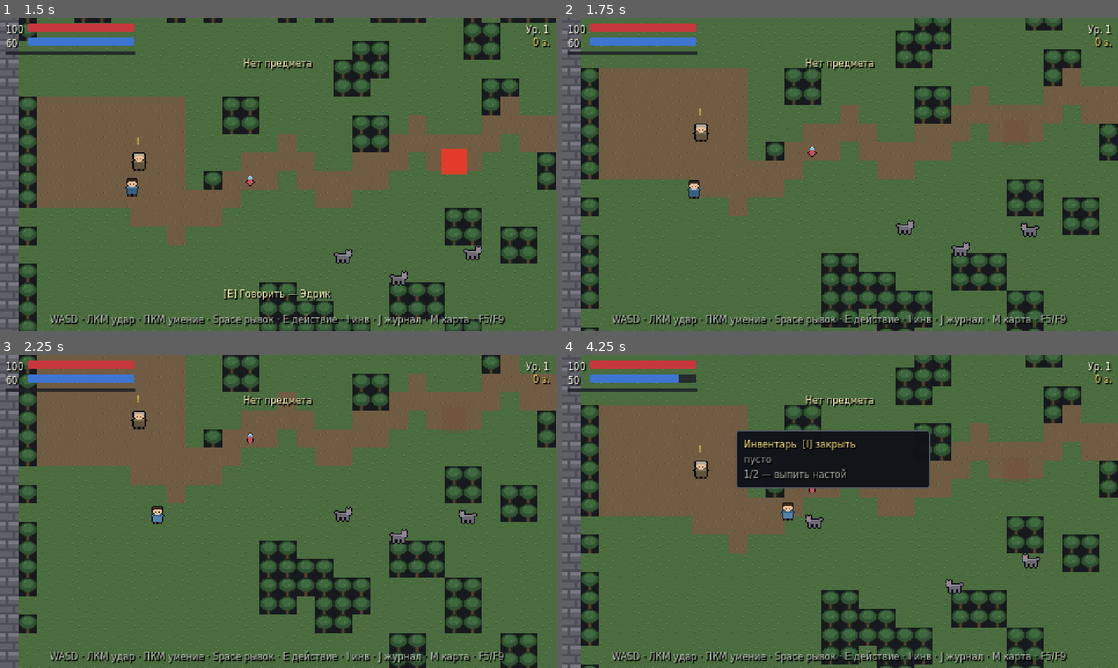
Above: before the commit, frames 1-4 (two rows, left to right).
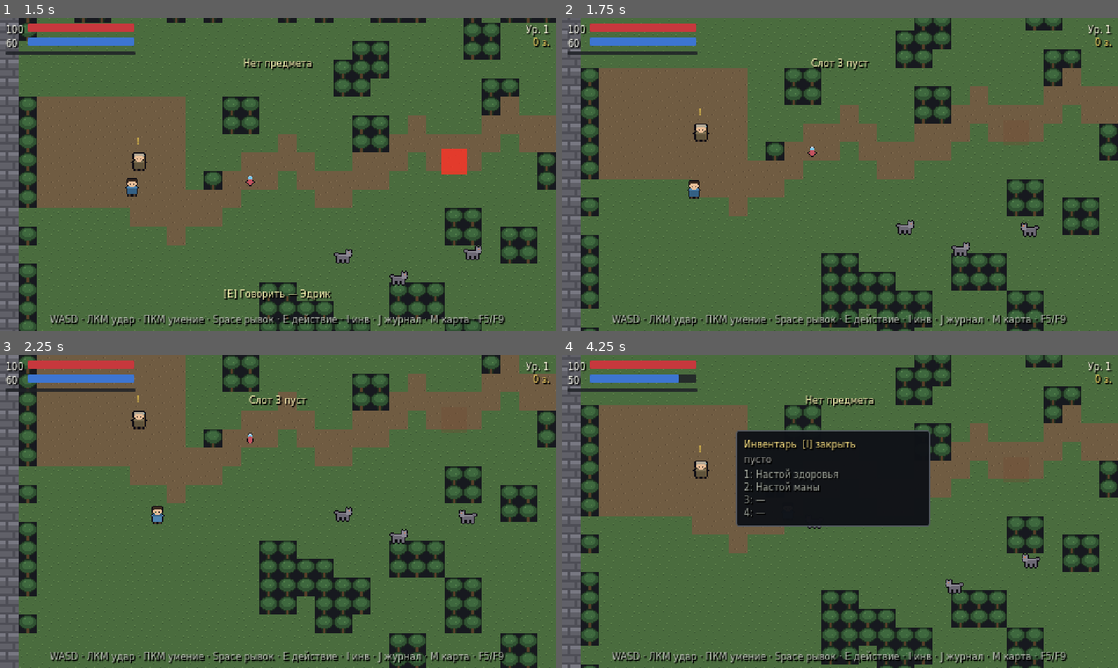
Above: after the commit, the same moments.

Repository: mibazarow/ashes-of-the-old-kingdom
Game: Godot game, scene res://scenes/main/main.tscn
Same seed, same stepped clock (60 frames per second), same inputs: the game is played once before the commit and once after it.
Inputs (mouse positions are in pixels of both pictures, inside the frame that each line leads up to):
- Up to frame 1 (1.5 s): tap Enter at 0.5 s; move the mouse to (400, 158) at 0.52 s; hold D (move_right) 0.53-1.28 s; tap 1 (quick_slot_1) at 0.6 s; click (400, 158) at 0.67 s; tap 2 (quick_slot_2) at 0.8, 1.35 s; move the mouse to (166, 190) at 1.27 s; hold S (move_down) from 1.28 s (still down)
- Up to frame 2 (1.75 s): keep holding S (move_down); tap 3 (quick_slot_3, bound only after the commit) at 1.55 s
- Up to frame 3 (2.25 s): move the mouse to (333, 442) at 2.02 s; release S (move_down) at 2.03 s; hold D (move_right) from 2.03 s (still down); tap 3 (quick_slot_3, bound only after the commit) at 2.1 s
- Up to frame 4 (4.25 s): tap 4 (quick_slot_4, bound only after the commit) at 2.3, 2.85 s; move the mouse to (812, 574) at 2.77 s; release D (move_right) at 2.78 s; hold W (move_up) 2.78-3.53 s; click (812, 574) at 2.92 s; tap 1 (quick_slot_1) at 3.05 s; move the mouse to (1006, 558) at 3.52 s; hold A (move_left) from 3.53 s (still down); right-click (1006, 558) at 3.6 s; tap 2 (quick_slot_2) at 3.8 s; tap I (inventory) at 4.15 s

Frame 1 is identical in both runs. In frame 2, 0.2% of the frame differs, in the area x 43-57%, y 12-17%; in frame 3, 0.2%; in frame 4, 4.6%, in the area x 31-67%, y 36-55%.

Commit message:
Быстрые слоты 1-4 с назначением в сохранении, тесты 140/0

Diff:
--- a/project.godot
+++ b/project.godot
@@ -121,6 +121,16 @@
 "events": Array[InputEvent]([Object(InputEventMouseButton,"resource_local_to_scene":false,"resource_name":"","device":3 …(271 unchanged characters)…
 ])
 }
+quick_slot_3={
+"deadzone": 0.2,
+"events": Array[InputEvent]([Object(InputEventKey,"resource_local_to_scene":false,"resource_name":"","device":16,"window_id":0,"alt_pressed":false,"shift_pressed":false,"ctrl_pressed":false,"meta_pressed":false,"pressed":false,"keycode":51,"physical_keycode":51,"key_label":0,"unicode":0,"location":0,"echo":false,"script":null)
+])
+}
+quick_slot_4={
+"deadzone": 0.2,
+"events": Array[InputEvent]([Object(InputEventKey,"resource_local_to_scene":false,"resource_name":"","device":16,"window_id":0,"alt_pressed":false,"shift_pressed":false,"ctrl_pressed":false,"meta_pressed":false,"pressed":false,"keycode":52,"physical_keycode":52,"key_label":0,"unicode":0,"location":0,"echo":false,"script":null)
+])
+}
 
 [layer_names]
 
--- a/scripts/core/game_state.gd
+++ b/scripts/core/game_state.gd
@@ -3,6 +3,7 @@
 
 const XP_PER_LEVEL := 40
 const MAX_LEVEL := 20
+const QUICK_SLOT_COUNT := 4
 
 var level: int = 1
 var xp: int = 0
@@ -18,6 +19,9 @@
 
 var inventory: Array[Dictionary] = []
 var equipment: Dictionary = {"weapon": "", "armor": ""}
+
+## Quick slots 1–4 (index 0..3); an empty string means the slot is unassigned.
+var quick_slots: Array[String] = ["health_potion", "mana_potion", "", ""]
 
 var flags: Dictionary = {}
 var kills: Dictionary = {}
@@ -53,6 +57,7 @@
 	gold = 0
 	inventory = []
 	equipment = {"weapon": "", "armor": ""}
+	quick_slots = _default_quick_slots()
 	flags = {}
 	kills = {}
 	play_time_ms = 0
@@ -216,6 +221,29 @@
 	return true
 
 
+# --- quick slots --------------------------------------------------------------
+
+func _default_quick_slots() -> Array[String]:
+	return ["health_potion", "mana_potion", "", ""]
+
+
+## Assigns a consumable to quick slot `index` (0..3); "" clears the slot.
+## Rejects an out-of-range index and anything that is not a consumable.
+func set_quick_slot(index: int, item_id: String) -> bool:
+	if index < 0 or index >= QUICK_SLOT_COUNT:
+		return false
+	if item_id != "" and not ItemDB.is_consumable(item_id):
+		return false
+	quick_slots[index] = item_id
+	return true
+
+
+func quick_slot_item(index: int) -> String:
+	if index < 0 or index >= quick_slots.size():
+		return ""
+	return quick_slots[index]
+
+
 # --- flags / counters ---------------------------------------------------------
 
 func set_flag(key: String, value: Variant = true) -> void:
@@ -250,6 +278,7 @@
 		"gold": gold,
 		"inventory": inventory.duplicate(true),
 		"equipment": equipment.duplicate(true),
+		"quick_slots": quick_slots.duplicate(),
 		"flags": flags.duplicate(true),
 		"kills": kills.duplicate(true),
 		"play_time_ms": play_time_ms,
@@ -272,7 +301,24 @@
 		if slot is Dictionary and slot.has("id"):
 			inventory.append({"id": String(slot["id"]), "amount": int(slot.get("amount", 1))})
 	equipment = d.get("equipment", {"weapon": "", "armor": ""}).duplicate(true)
+	quick_slots = _restore_quick_slots(d.get("quick_slots", null))
 	flags = d.get("flags", {}).duplicate(true)
 	kills = d.get("kills", {}).duplicate(true)
 	play_time_ms = int(d.get("play_time_ms", 0))
 	_emit_all()
+
+
+## Saves written before quick slots existed have no such key, and a hand-edited
+## one may hold anything, so anything unexpected falls back to the defaults
+## rather than failing the load.
+func _restore_quick_slots(raw: Variant) -> Array[String]:
+	if raw is Array:
+		var arr: Array = raw as Array
+		if arr.size() == QUICK_SLOT_COUNT:
+			var restored: Array[String] = []
+			for value: Variant in arr:
+				if not (value is String):
+					return _default_quick_slots()
+				restored.append(String(value))
+			return restored
+	return _default_quick_slots()
--- a/scripts/ui/hud.gd
+++ b/scripts/ui/hud.gd
@@ -4,6 +4,7 @@
 
 const BAR_W := 92.0
 const BAR_H := 7.0
+const QUICK_SLOT_ACTIONS := [&"quick_slot_1", &"quick_slot_2", &"quick_slot_3", &"quick_slot_4"]
 
 var _root: Control
 var _hp_bar: ProgressBar
@@ -21,6 +22,7 @@
 var _dialogue_text: Label
 var _inventory_panel: PanelContainer
 var _inventory_list: VBoxContainer
+var _quick_slot_list: VBoxContainer
 var _journal_panel: PanelContainer
 var _journal_list: VBoxContainer
 var _pause_panel: PanelContainer
@@ -224,7 +226,11 @@
 	_inventory_list.add_theme_constant_override("separation", 1)
 	box.add_child(_inventory_list)
 
-	box.add_child(_make_text("1/2 — выпить настой", Color(0.62, 0.64, 0.6)))
+	# Quick slots live here instead of a static hint so a re-assigned slot shows
+	# up without a rebuild. Four short lines keep the panel inside 480x270.
+	_quick_slot_list = VBoxContainer.new()
+	_quick_slot_list.add_theme_constant_override("separation", 1)
+	box.add_child(_quick_slot_list)
 
 
 func _build_journal_panel() -> void:
@@ -379,6 +385,7 @@
 func _refresh_inventory() -> void:
 	if _inventory_list == null:
 		return
+	_refresh_quick_slots()
 	for child in _inventory_list.get_children():
 		child.queue_free()
 	if GameState.inventory.is_empty():
@@ -395,6 +402,20 @@
 			label += "  [надето]"
 		var row := _make_text(label, Color(0.9, 0.92, 0.86))
 		_inventory_list.add_child(row)
+
+
+## One line per quick slot: "1: Настой здоровья", empty slots show "—".
+func _refresh_quick_slots() -> void:
+	if _quick_slot_list == null:
+		return
+	for child in _quick_slot_list.get_children():
+		child.queue_free()
+	for index in GameState.QUICK_SLOT_COUNT:
+		var item_id := GameState.quick_slot_item(index)
+		var shown := ItemDB.display_name(item_id) if item_id != "" else "—"
+		_quick_slot_list.add_child(
+			_make_text("%d: %s" % [index + 1, shown], Color(0.62, 0.64, 0.6))
+		)
 
 
 func _refresh_quest() -> void:
@@ -538,12 +559,11 @@
 		return
 	if _dialogue_open or _inventory_open or _journal_open:
 		return
-	if InputSource.is_action_just_pressed(&"quick_slot_1"):
-		_use_item("health_potion")
-		return
-	if InputSource.is_action_just_pressed(&"quick_slot_2"):
-		_use_item("mana_potion")
-		return
+	for index in QUICK_SLOT_ACTIONS.size():
+		var action: StringName = QUICK_SLOT_ACTIONS[index]
+		if InputSource.is_action_just_pressed(action):
+			_use_quick_slot(index)
+			return
 	if InputSource.is_action_just_pressed(&"save_game"):
 		var res: Dictionary = SaveManager.save_game(1)
 		EventBus.toast.emit("Сохранено" if bool(res.get("ok", false)) else "Ошибка сохранения")
@@ -599,6 +619,15 @@
 	_open_map()
 
 
+## Quick slot index is 0-based; the toast shows the 1-based key number.
+func _use_quick_slot(index: int) -> void:
+	var item_id := GameState.quick_slot_item(index)
+	if item_id == "":
+		EventBus.toast.emit("Слот %d пуст" % (index + 1))
+		return
+	_use_item(item_id)
+
+
 func _use_item(item_id: String) -> void:
 	if GameState.count_item(item_id) <= 0:
 		EventBus.toast.emit("Нет предмета")
--- a/tests/test_core.gd
+++ b/tests/test_core.gd
@@ -73,6 +73,9 @@
 	print("== human input path ==")
 	await _test_human_keyboard_moves_player()
 
+	print("== quick slots ==")
+	await _test_quick_slots()
+
 	print("== movement and camera ==")
 	await _test_diagonal_is_normalized()
 	_test_camera_limits()
@@ -93,7 +96,7 @@
 	print("== projectile vs walls ==")
 	await _test_projectile_wall_collision()
 
-	_check(completed.size() == 18, "every test group ran to completion (got %d/18)" % completed.size())
+	_check(completed.size() == 19, "every test group ran to completion (got %d/19)" % completed.size())
 
 	print("")
 	print("checks: %d  failures: %d" % [checks, failures])
@@ -395,6 +398,100 @@
 	scene.queue_free()
 	await process_frame
 	completed["human_input"] = true
+
+
+## Quick slots 1–4 (spec §6): the assignment is data on GameState, not a
+## hard-wired HUD branch, so it can be re-assigned, listed in the inventory
+## panel and carried through a save.
+func _test_quick_slots() -> void:
+	gs.reset()
+	qm.reset()
+
+	for index in range(1, 5):
+		var action := StringName("quick_slot_%d" % index)
+		_check(InputMap.has_action(action), "action %s exists" % action)
+		var bound := false
+		for ev in InputMap.action_get_events(action):
+			if ev is InputEventKey and (ev as InputEventKey).physical_keycode == KEY_1 + index - 1:
+				bound = true
+		_check(bound, "%s is bound to key %d" % [action, index])
+
+	_check(gs.quick_slot_item(0) == "health_potion", "slot 1 defaults to health_potion")
+	_check(gs.quick_slot_item(1) == "mana_potion", "slot 2 defaults to mana_potion")
+	_check(gs.quick_slot_item(2) == "", "slot 3 defaults to empty")
+	_check(gs.quick_slot_item(3) == "", "slot 4 defaults to empty")
+	_check(gs.quick_slot_item(-1) == "" and gs.quick_slot_item(4) == "", "out-of-range slot reads as empty")
+
+	_check(not gs.set_quick_slot(2, "iron_sword"), "equipment is rejected by set_quick_slot")
+	_check(not gs.set_quick_slot(4, "health_potion"), "index past the last slot is rejected")
+	_check(not gs.set_quick_slot(-1, "health_potion"), "negative index is rejected")
+	_check(gs.quick_slot_item(2) == "", "rejected writes left slot 3 empty")
+	_check(gs.set_quick_slot(2, "mana_potion"), "consumable is accepted")
+	_check(gs.quick_slot_item(2) == "mana_potion", "slot 3 now holds mana_potion")
+	_check(gs.set_quick_slot(2, ""), "slot is cleared with an empty id")
+	_check(gs.quick_slot_item(2) == "", "slot 3 is empty after clearing")
+
+	gs.set_quick_slot(2, "health_potion")
+	var save: Dictionary = sm.save_game(2)
+	_check(bool(save.get("ok", false)), "save slot 2 ok for quick slots")
+	gs.quick_slots[2] = "mana_potion"
+	gs.quick_slots[3] = "mana_potion"
+	var load_res: Dictionary = sm.load_game(2)
+	_check(bool(load_res.get("ok", false)), "load slot 2 ok for quick slots")
+	_check(gs.quick_slot_item(2) == "health_potion", "slot 3 assignment came back from the save")
+	_check(gs.quick_slot_item(3) == "", "cleared slot came back empty")
+
+	var legacy: Dictionary = gs.to_dict()
+	legacy.erase("quick_slots")
+	gs.quick_slots[0] = ""
+	gs.from_dict(legacy)
+	_check(gs.quick_slot_item(0) == "health_potion", "save without quick_slots falls back to defaults")
+	legacy["quick_slots"] = ["a"]
+	gs.quick_slots[0] = ""
+	gs.from_dict(legacy)
+	_check(gs.quick_slot_item(0) == "health_potion" and gs.quick_slot_item(2) == "",
+		"malformed quick_slots falls back to defaults")
+
+	var packed: PackedScene = load("res://scenes/main/main.tscn")
+	var scene := packed.instantiate()
+	root.add_child(scene)
+	await process_frame
+	await process_frame
+
+	gs.reset()
+	gs.set_quick_slot(2, "health_potion")
+	gs.add_item("health_potion", 1)
+	gs.hp = 50
+	var toasts: Array[String] = []
+	var listener := func(message: String) -> void: toasts.append(message)
+	bus.toast.connect(listener)
+
+	await _tap_key(KEY_3)
+	_check(gs.count_item("health_potion") == 0, "key 3 consumed exactly one potion")
+	_check(gs.hp == 90, "key 3 healed exactly 40 hp (hp=%d)" % gs.hp)
+
+	gs.hp = 50
+	var items_before: int = gs.inventory.size()
+	toasts.clear()
+	await _tap_key(KEY_4)
+	_check(gs.hp == 50, "key 4 on an empty slot heals nothing (hp=%d)" % gs.hp)
+	_check(gs.inventory.size() == items_before and gs.count_item("health_potion") == 0,
+		"key 4 on an empty slot consumes nothing")
+	_check(toasts.has("Слот 4 пуст"), "key 4 on an empty slot says the slot is empty")
+
+	bus.toast.disconnect(listener)
+	scene.queue_free()
+	await process_frame
+
+	var slot_file: String = sm.slot_path(2)
+	if FileAccess.file_exists(slot_file):
+		DirAccess.remove_absolute(slot_file)
+	var slot_backup: String = sm.slot_backup_path(2)
+	if FileAccess.file_exists(slot_backup):
+		DirAccess.remove_absolute(slot_backup)
+	gs.reset()
+	qm.reset()
+	completed["quick_slots"] = true
 
 
 ## Diagonal movement must not be faster than cardinal movement.
@@ -706,6 +803,24 @@
 		await physics_frame
 		if int(player.get("state")) != 3 and int(player.get("state")) != 2:
 			return
+
+
+## A single key tap through the real Input path, with fresh event objects so a
+## held state from an earlier tap cannot mask the edge.
+func _tap_key(key: int) -> void:
+	var down := InputEventKey.new()
+	down.physical_keycode = key
+	down.keycode = key
+	down.pressed = true
+	Input.parse_input_event(down)
+	for i in range(4):
+		await physics_frame
+	var up := InputEventKey.new()
+	up.physical_keycode = key
+	up.keycode = key
+	up.pressed = false
+	Input.parse_input_event(up)
+	await physics_frame
 
 
 ## A single right-mouse-button click through the real Input path, using fresh
--- a/tools/setup_input_map.gd
+++ b/tools/setup_input_map.gd
@@ -18,6 +18,8 @@
 	"pause": [KEY_ESCAPE],
 	"quick_slot_1": [KEY_1],
 	"quick_slot_2": [KEY_2],
+	"quick_slot_3": [KEY_3],
+	"quick_slot_4": [KEY_4],
 	"save_game": [KEY_F5],
 	"load_game": [KEY_F9],
 }
